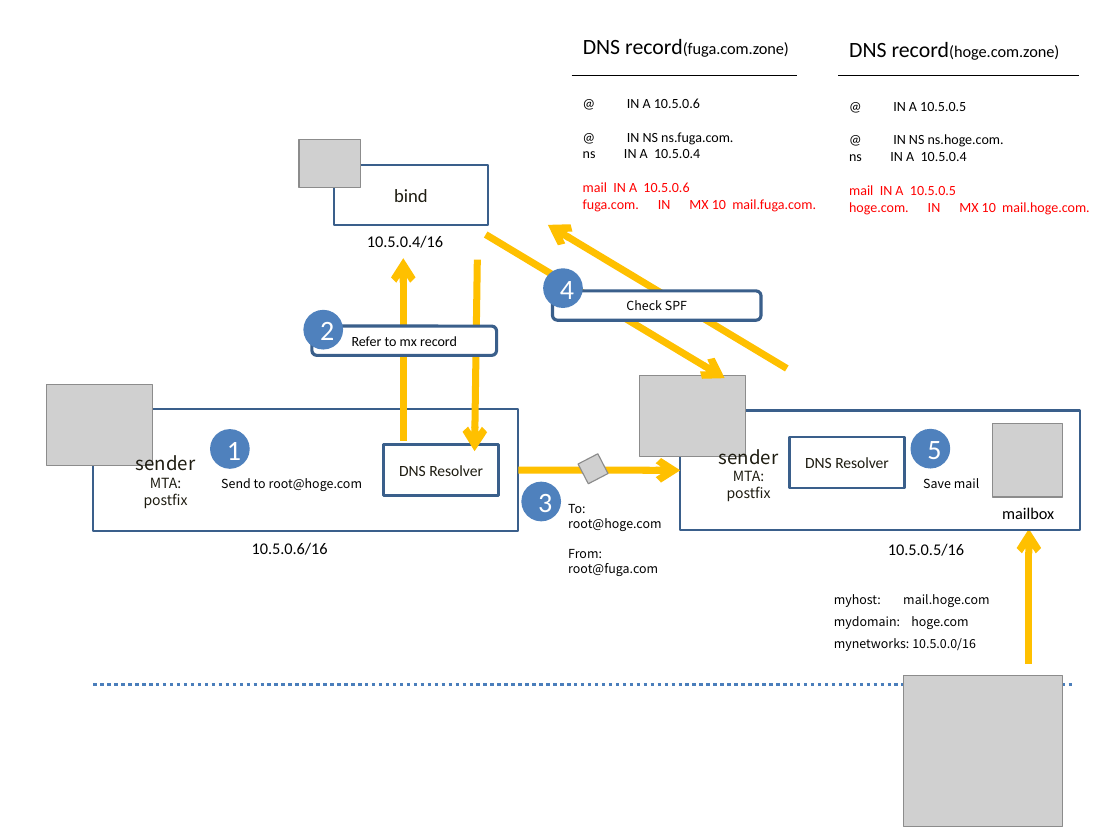
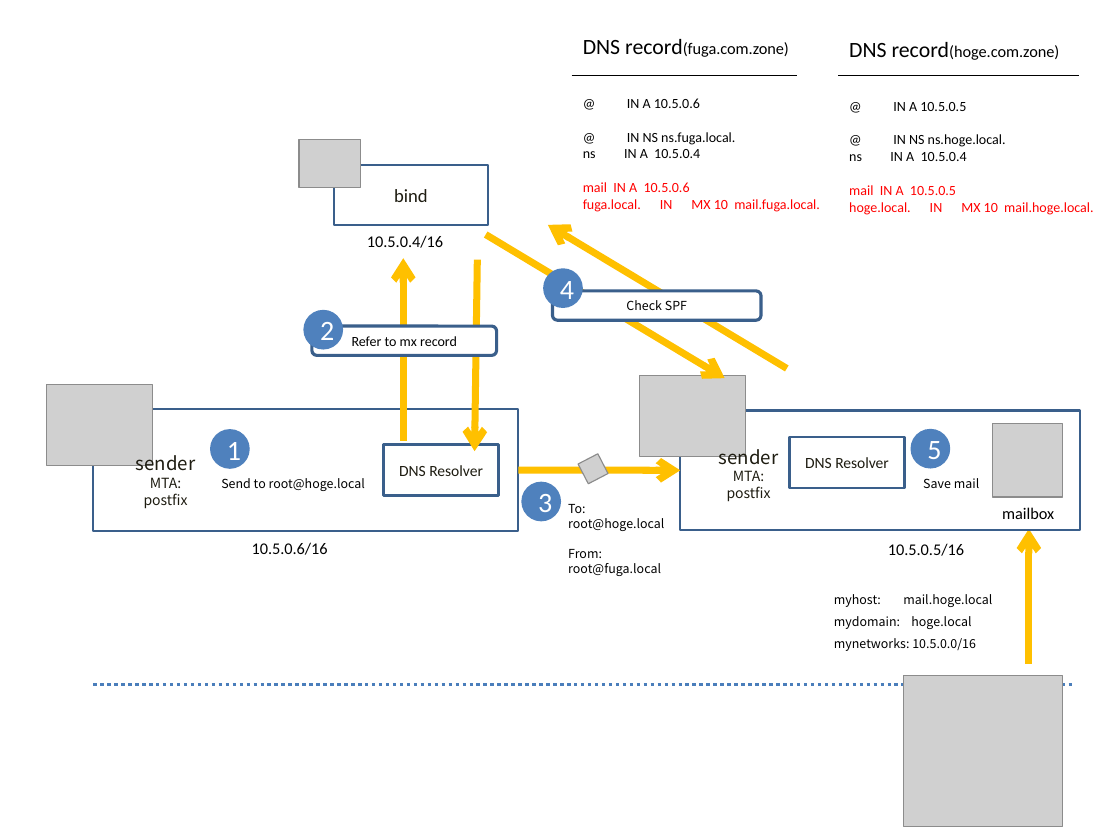
Before and after one commit to kuniiskywalker/mail-tester, a slide deck: slide 1 of summary.pptx. Drawn at 1120x840 pixels with LibreOffice and Linux fonts; fonts in the diff are those of the drawing; grey boxes stand for pictures. Boxes give left, top, right and bottom in pixels: in the first picture for what was removed or moved away, otherwise in the second. Text is boxed around its words. In the diff, an @@ line names an element or a change of style, - is before the commit and + after.

```diff
--- a/summary.pptx
+++ b/summary.pptx
@@ text at [627, 132, 735, 145]: text changed @@
-@ IN NS ns.fuga.com.
+@ IN NS ns.fuga.local.
@@ text at [893, 134, 1006, 147]: text changed @@
-@ IN NS ns.hoge.com.
+@ IN NS ns.hoge.local.
@@ text at [583, 199, 820, 212]: text changed @@
-fuga.com. IN MX 10 mail.fuga.com.
+fuga.local. IN MX 10 mail.fuga.local.
@@ text at [849, 202, 1093, 215]: text changed @@
-hoge.com. IN MX 10 mail.hoge.com.
+hoge.local. IN MX 10 mail.hoge.local.
@@ text at [221, 478, 365, 491]: text changed @@
-Send to root@hoge.com
+Send to root@hoge.local
@@ text at [568, 518, 664, 531]: text changed @@
-root@hoge.com
+root@hoge.local
@@ text at [568, 563, 661, 576]: text changed @@
-root@fuga.com
+root@fuga.local
@@ text at [834, 594, 992, 629]: text changed @@
-myhost: mail.hoge.com
-mydomain: hoge.com
+myhost: mail.hoge.local
+mydomain: hoge.local
```
Also in this commit, not shown: 7 other files.
